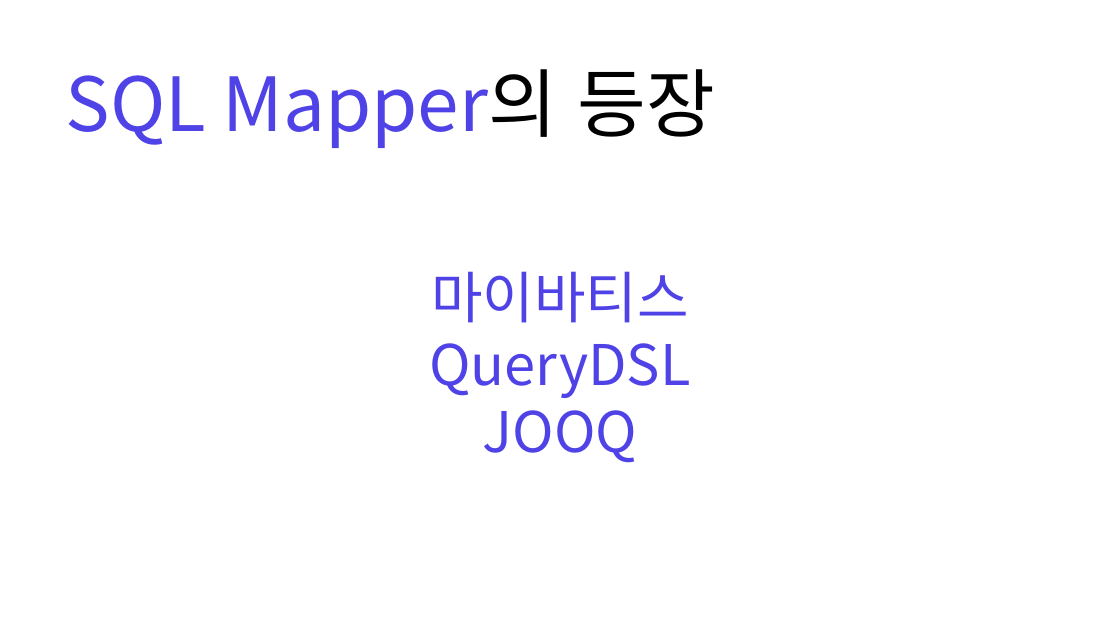
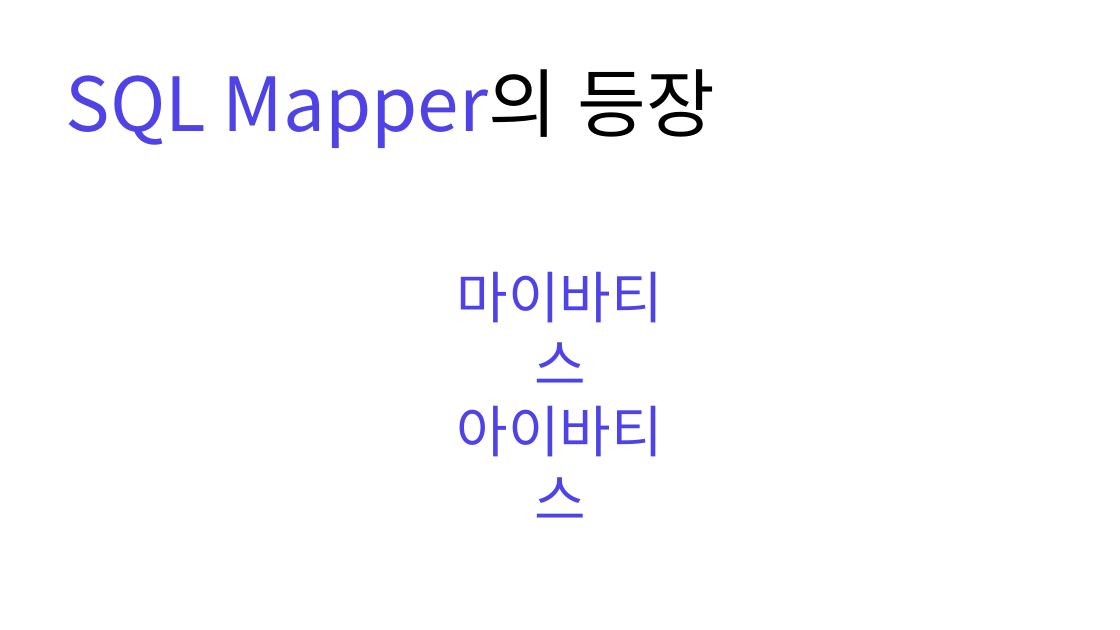
Before and after one commit to mash-up-kr/Backend_Seminar, a slide deck: slide 10 of Ten-min-Seminar/20.04.25 JPA와 JDBC/JPA와JDBC.pptx. Drawn at 1120x630 pixels with LibreOffice and Linux fonts; fonts in the diff are those of the drawing. Boxes give left, top, right and bottom in pixels: in the first picture for what was removed or moved away, otherwise in the second. Text is boxed around its words. In the diff, an @@ line names an element or a change of style, - is before the commit and + after.

```diff
--- a/Ten-min-Seminar/20.04.25 JPA와 JDBC/JPA와JDBC.pptx
+++ b/Ten-min-Seminar/20.04.25 JPA와 JDBC/JPA와JDBC.pptx
@@ text "마이바티스": place and size @@
-text "마이바티스" at bbox=[429, 271, 690, 463]
+text "마이바티스" at bbox=[457, 271, 663, 518]
@@ text at bbox=[457, 405, 663, 518]: text changed @@
-QueryDSL
-JOOQ
+아이바티스
```
Also in this commit, not shown: 1 other slide changed, 1 other file.
